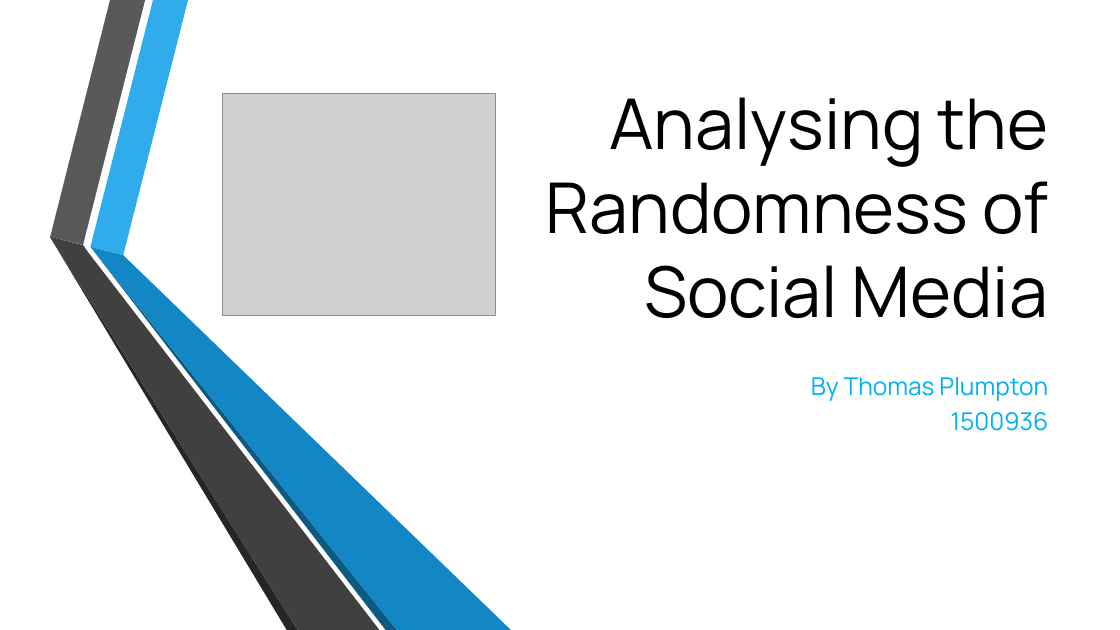
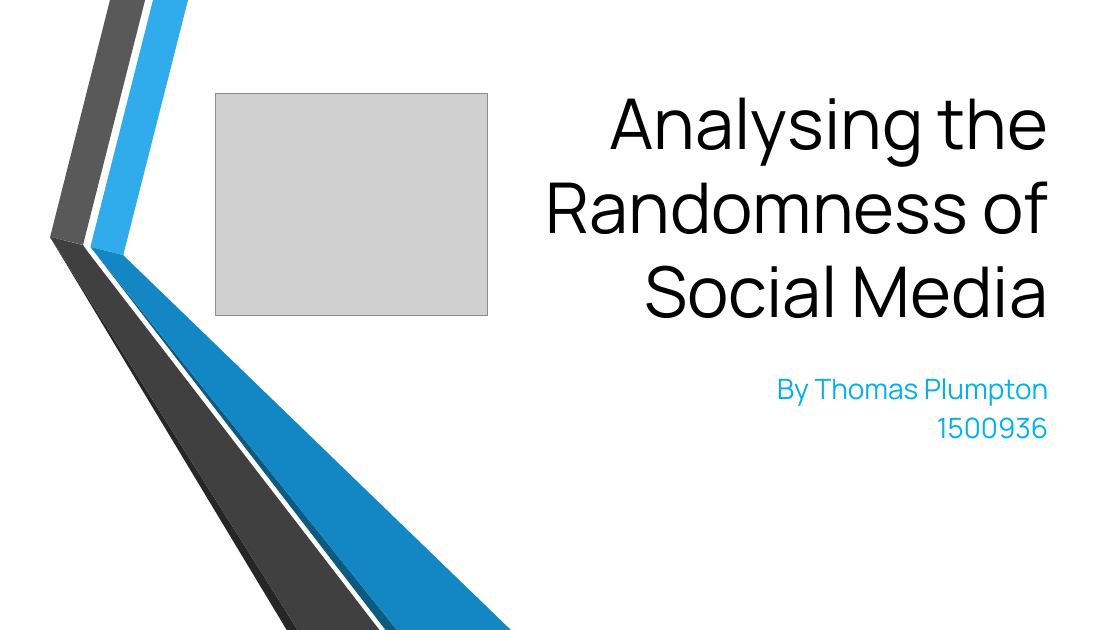
Before and after one commit to TomPlum/major-project, a slide deck: slide 1 of NodeJS/public/ppt/viva.pptx. Drawn at 1120x630 pixels with LibreOffice and Linux fonts; fonts in the diff are those of the drawing; grey boxes stand for pictures; background and template pictures are left out. Boxes give left, top, right and bottom in pixels: in the first picture for what was removed or moved away, otherwise in the second. Text is boxed around its words. In the diff, an @@ line names an element or a change of style, - is before the commit and + after.

```diff
--- a/NodeJS/public/ppt/viva.pptx
+++ b/NodeJS/public/ppt/viva.pptx
@@ picture moved from (x1=223, y1=94, x2=496, y2=315) to (x1=215, y1=94, x2=488, y2=315) @@
@@ subtitle "By Thomas Plumpton" at (x1=777, y1=378, x2=1048, y2=439): size 21 to 24 pt @@
```
Also in this commit, not shown: 7 other slides changed, 10 slides added, 5 slides removed.
